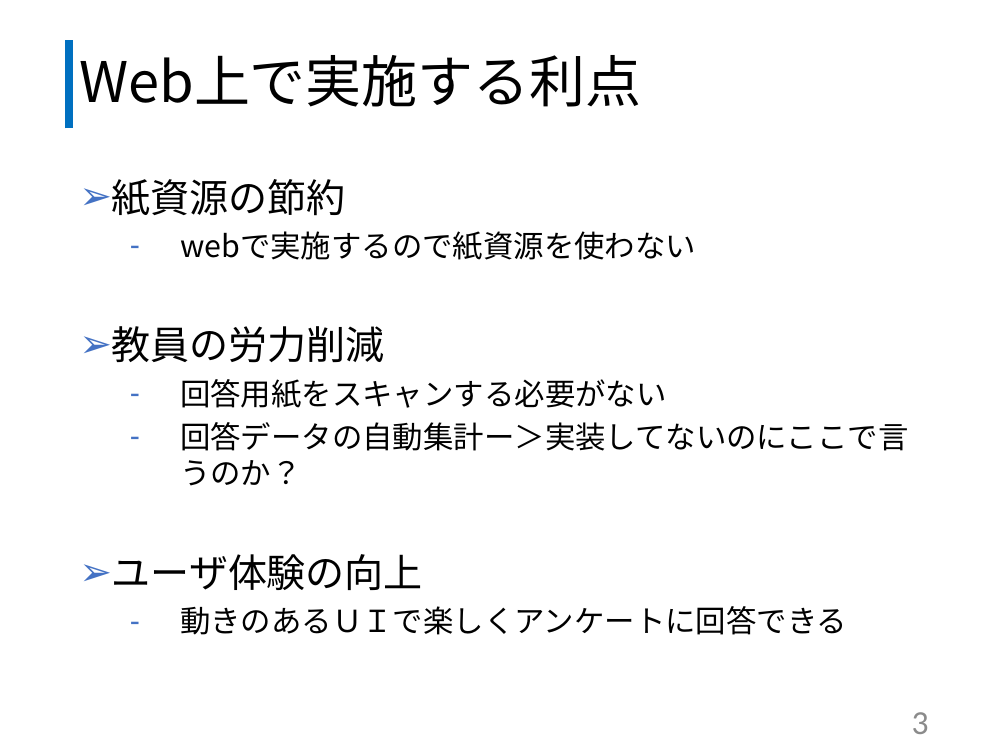
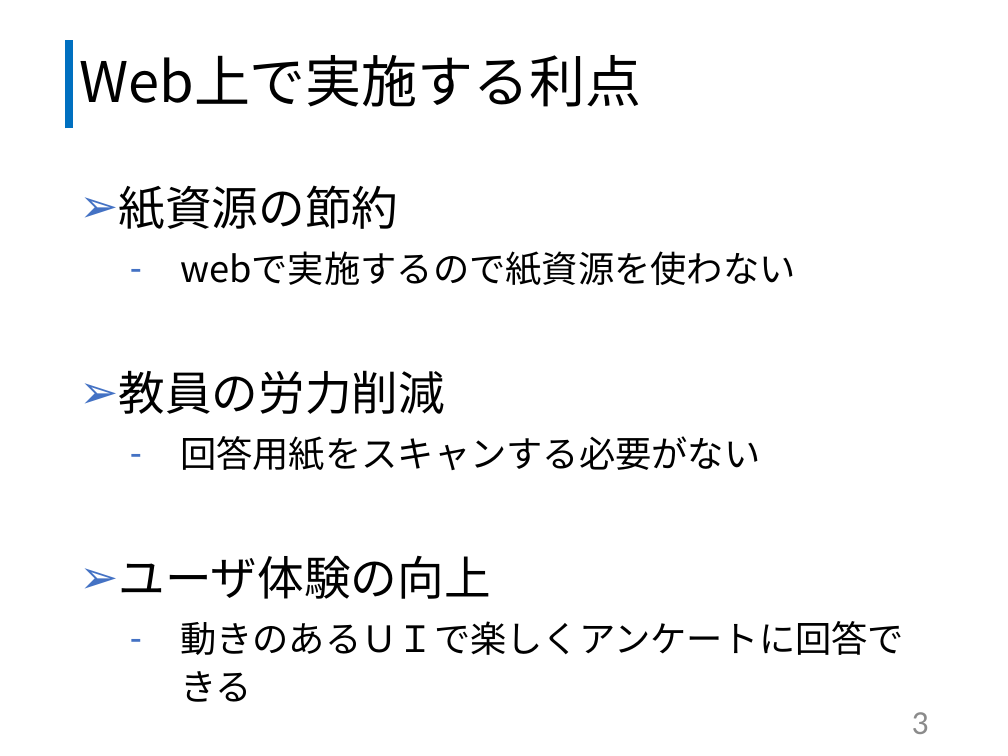
Before and after one commit to kazuwo/kosen-graduation-thesis, a slide deck: slide 4 of 卒業研究発表スライド.pptx. Drawn at 1008x756 pixels with LibreOffice and Linux fonts; fonts in the diff are those of the drawing. Boxes give left, top, right and bottom in pixels: in the first picture for what was removed or moved away, otherwise in the second. Text is boxed around its words. In the diff, an @@ line names an element or a change of style, - is before the commit and + after.

```diff
--- a/卒業研究発表スライド.pptx
+++ b/卒業研究発表スライド.pptx
@@ text "紙資源の節約" at (118, 185, 904, 655): size 27.9 to 33.3 pt in "紙資源の節約", "教員の労力削減", "ユーザ体験の向上"; size 21.7 to 25.9 pt in "webで実施するので紙資源を使わない", "回答用紙をスキャンする必要がない", "動きのあるＵＩで楽しくアンケートに回答できる"; line spacing 1 to 1.1 @@
@@ text at (180, 422, 908, 486): paragraph removed @@
-  – 回答データの自動集計ー＞実装してないのにここで言うのか？
```
Also in this commit, not shown: 5 other slides changed, 3 slides added, 9 slides removed, 1 other file.
